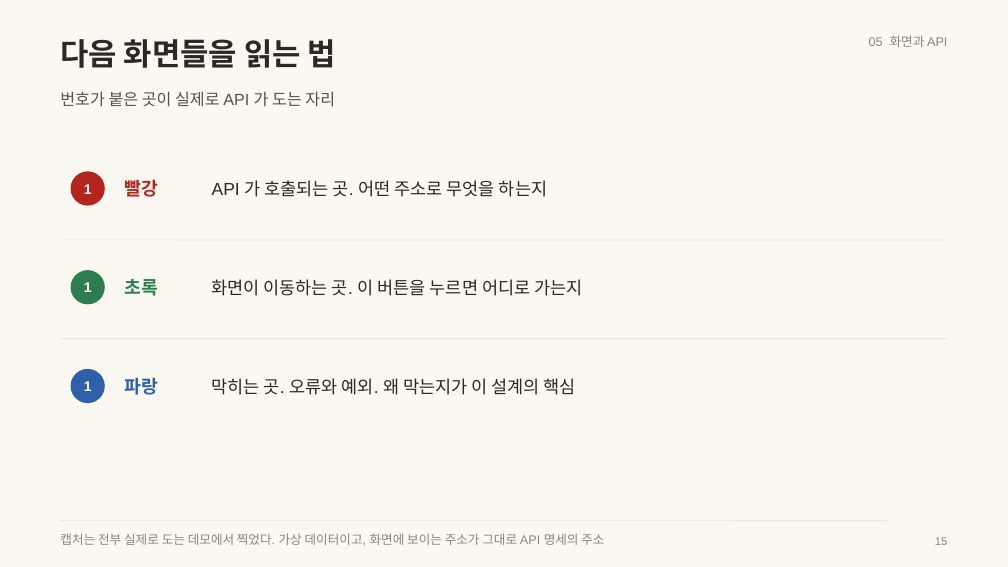
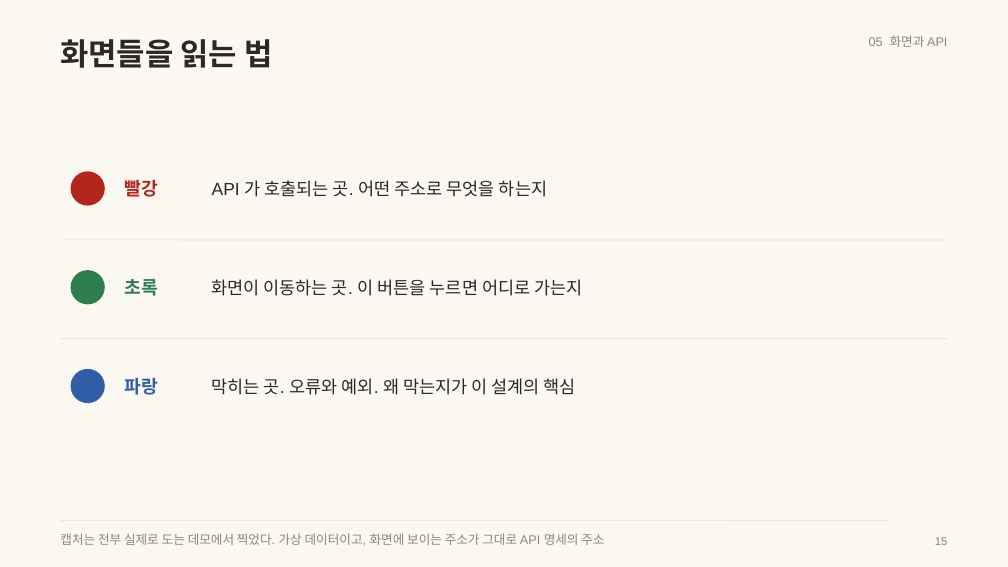
Before and after one commit to wodnjs2020136144/skala-webservice-mini, a slide deck: slide 15 of deliverables/10반_황재원_너와나의인계고리-개요.pptx. Drawn at 1008x567 pixels with LibreOffice and Linux fonts; fonts in the diff are those of the drawing. Boxes give left, top, right and bottom in pixels: in the first picture for what was removed or moved away, otherwise in the second. Text is boxed around its words. In the diff, an @@ line names an element or a change of style, - is before the commit and + after.

```diff
--- a/deliverables/10반_황재원_너와나의인계고리-개요.pptx
+++ b/deliverables/10반_황재원_너와나의인계고리-개요.pptx
@@ text at bbox=[60, 39, 272, 68]: text changed @@
-다음 화면들을 읽는 법
+화면들을 읽는 법
@@ text removed at bbox=[60, 91, 335, 107] @@
-번호가 붙은 곳이 실제로 API 가 도는 자리
@@ text removed at bbox=[84, 184, 92, 194] @@
-1
@@ text removed at bbox=[84, 282, 92, 292] @@
-1
@@ text removed at bbox=[84, 381, 92, 391] @@
-1
```
Also in this commit, not shown: 17 other slides changed.
